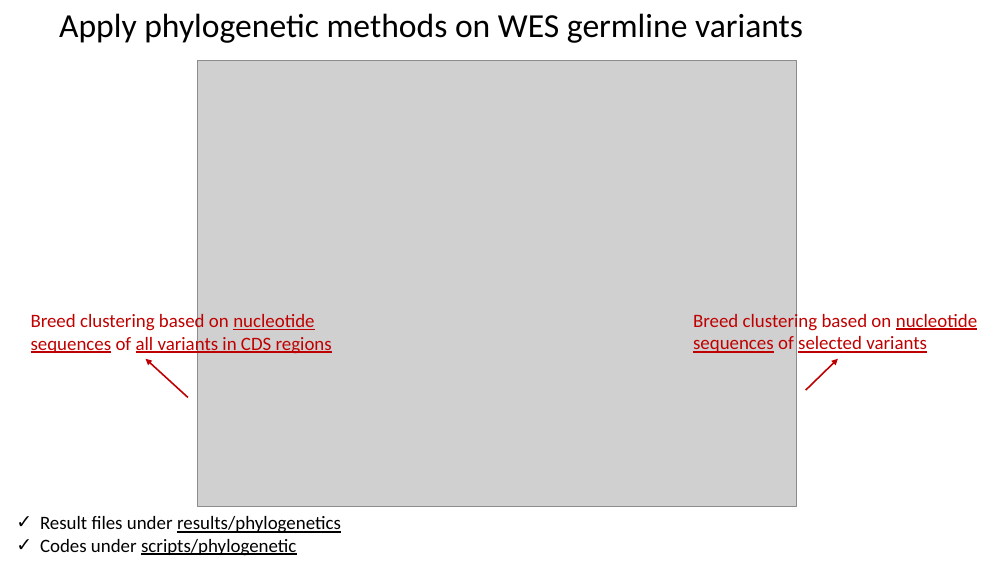
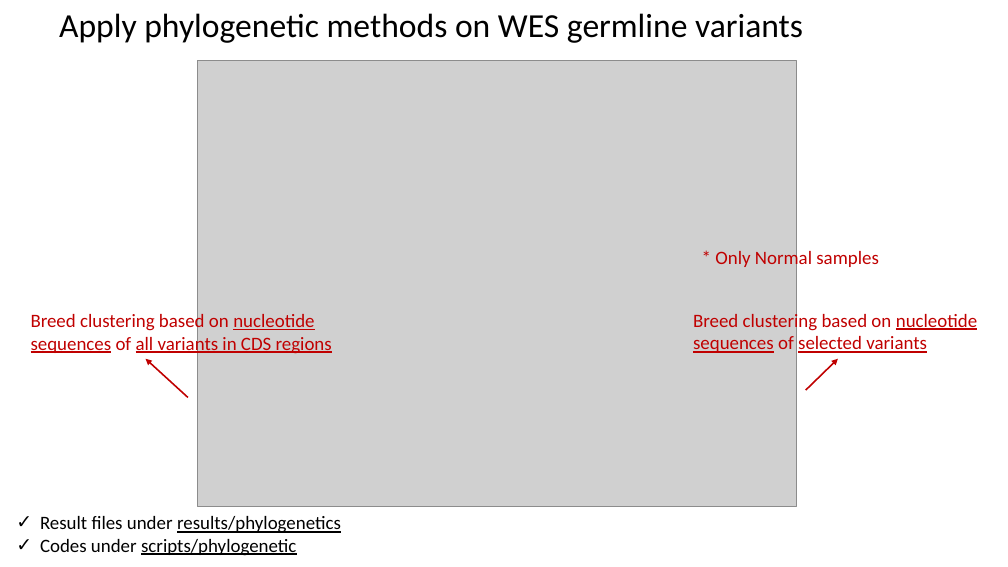
Before and after one commit to JingxuanChen7/canine_tumor_wes, a slide deck: slide 9 of doc/LabMeeting120123.pptx (slide 8 before the commit). Drawn at 1008x567 pixels with LibreOffice and Linux fonts; fonts in the diff are those of the drawing; grey boxes stand for pictures. Boxes give left, top, right and bottom in pixels: in the first picture for what was removed or moved away, otherwise in the second. Text is boxed around its words. In the diff, an @@ line names an element or a change of style, - is before the commit and + after.

```diff
--- a/doc/LabMeeting120123.pptx
+++ b/doc/LabMeeting120123.pptx
@@ text added at [715, 248, 879, 269], 18 pt, text #C00000 @@
+* Only Normal samples
```
Also in this commit, not shown: 4 other slides changed, 1 slide added.
